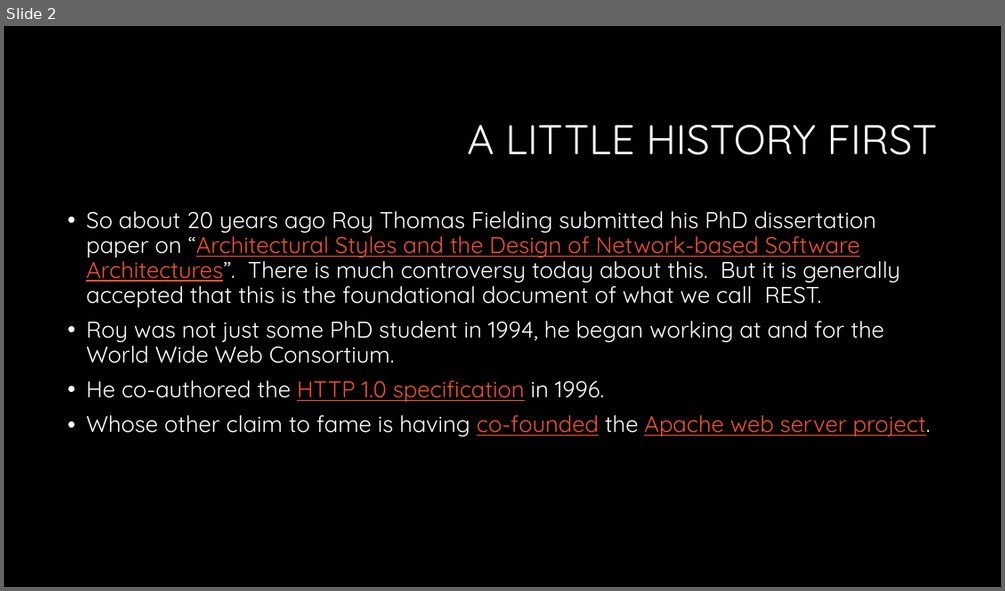
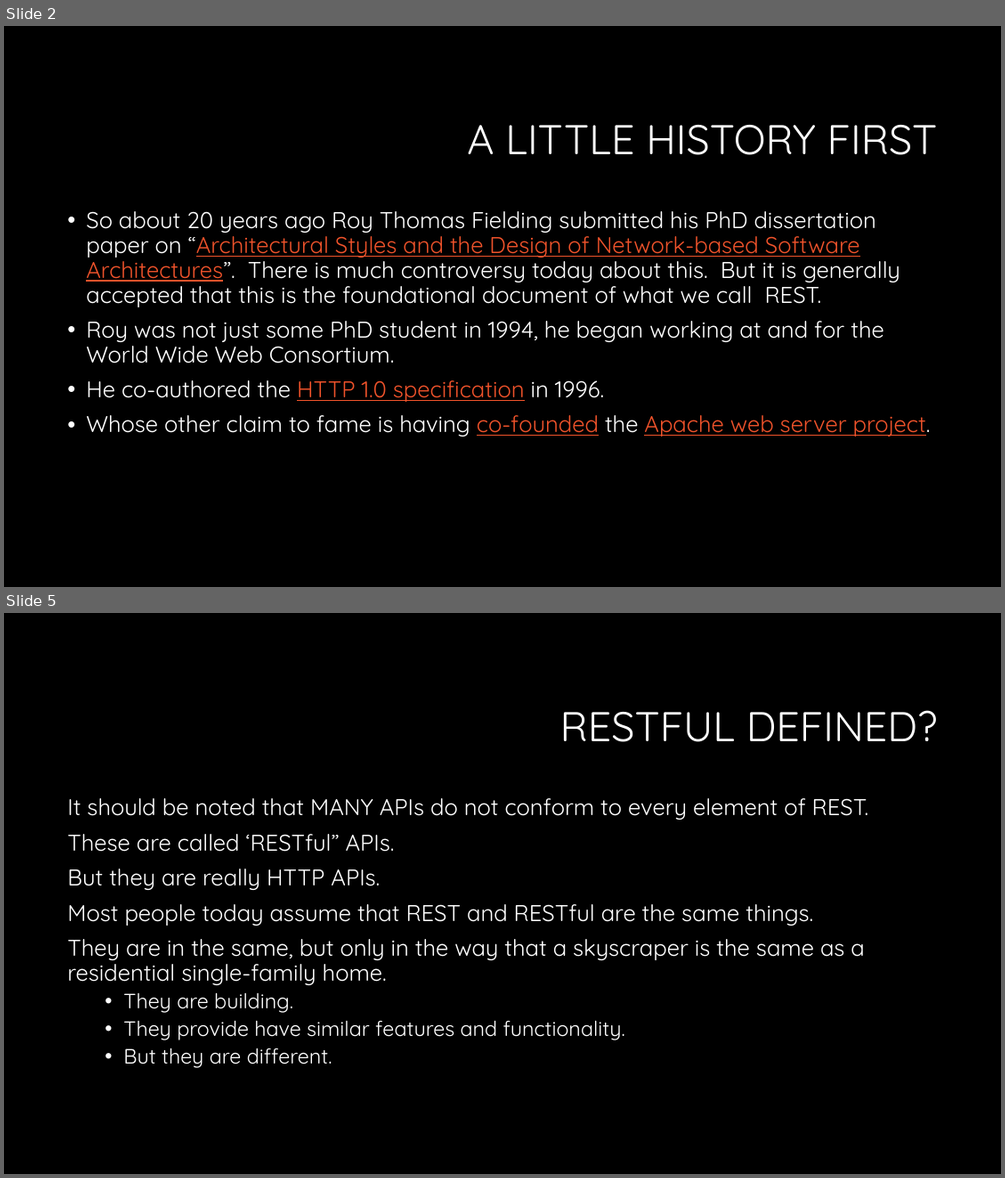
Before and after one commit to RonGarlit/RESTfulApiDemo, a slide deck: RESTful API the HATEOAS Way.pptx. Shown one above the other, each under a label of ours: slide 2 before the commit, slides 2 and 5 after it; the slides between them are not shown. The pictures are 1005x591 and 1005x1178 pixels, drawn with LibreOffice and Linux fonts; fonts in the diff are those of the drawing; background and template pictures are left out. Boxes give left, top, right and bottom in pixels: in the first picture for what was removed or moved away, otherwise in the second. Text is boxed around its words. In the diff, an @@ line names an element or a change of style, - is before the commit and + after.

```diff
--- a/RESTful API the HATEOAS Way.pptx
+++ b/RESTful API the HATEOAS Way.pptx
@@ slide 5 added at (4, 613, 1001, 1174), background #000000 @@
@@ title added at (560, 710, 938, 742), 40 pt, text #FFFFFF @@
+RESTFUL DEFINED?
@@ text added at (67, 798, 869, 1068), 22 pt, text #FFFFFF @@
+It should be noted that MANY APIs do not conform to every element of REST.
+These are called ‘RESTful” APIs.
+But they are really HTTP APIs.
+Most people today assume that REST and RESTful are the same things.
+They are in the same, but only in the way that a skyscraper is the same as a residential single-family home.
+  • They are building.
+  • They provide have similar features and functionality.
+  • But they are different.
```
Also in this commit, not shown: 2 other slides added.
